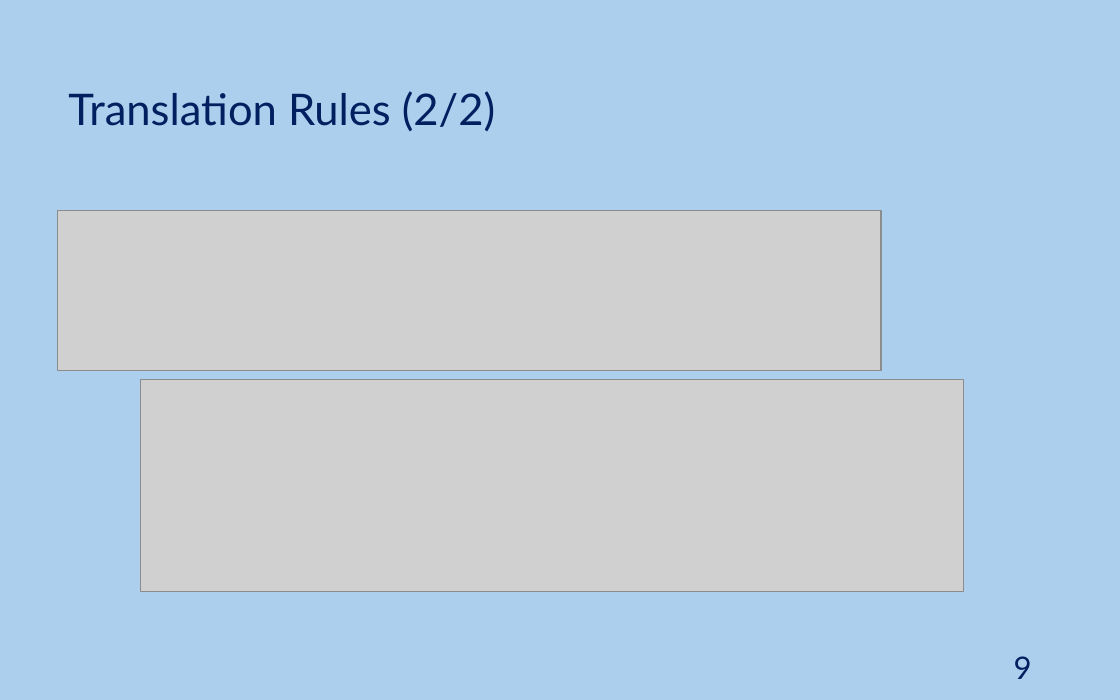
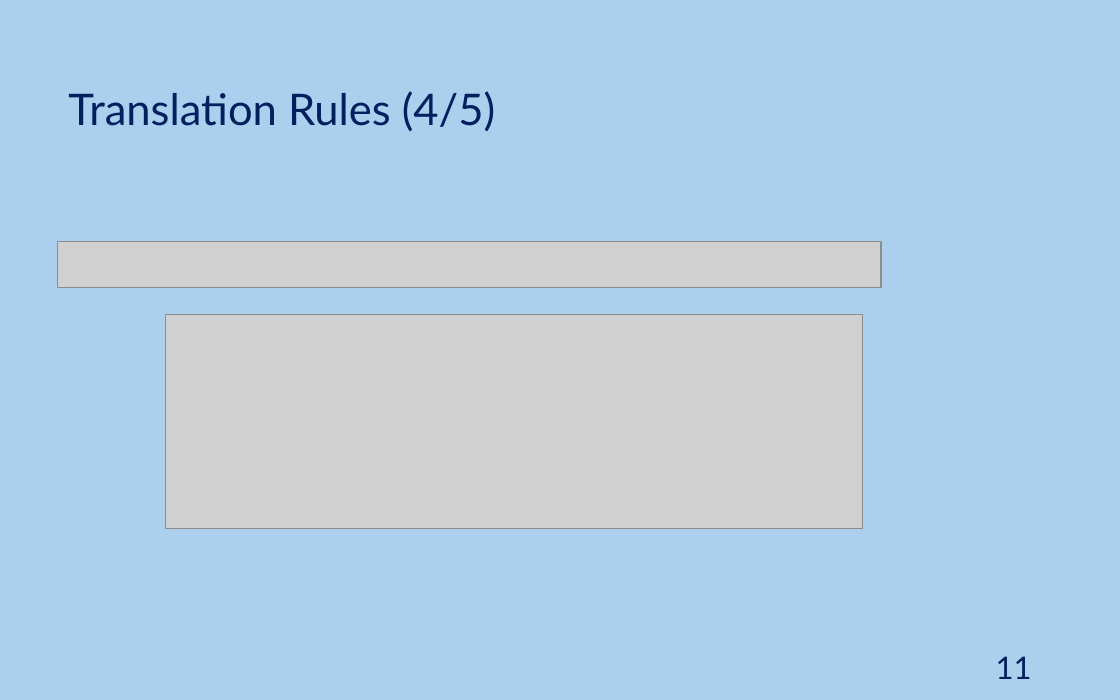
Before and after one commit to JoaoNini75/MasterThesis, a slide deck: slide 11 of tese/presentation/Ap Tese.pptx (slide 9 before the commit). Drawn at 1120x700 pixels with LibreOffice and Linux fonts; fonts in the diff are those of the drawing; grey boxes stand for pictures. Boxes give left, top, right and bottom in pixels: in the first picture for what was removed or moved away, otherwise in the second. Text is boxed around its words. In the diff, an @@ line names an element or a change of style, - is before the commit and + after.

Commit message:
Added examples to translation rules' list

```diff
--- a/tese/presentation/Ap Tese.pptx
+++ b/tese/presentation/Ap Tese.pptx
@@ text at box(68, 91, 495, 131): text changed @@
-Translation Rules (2/2)
+Translation Rules (4/5)
@@ picture: place and size @@
-picture at box(57, 211, 880, 371)
+picture at box(57, 241, 880, 287)
@@ picture: place and size @@
-picture at box(140, 380, 963, 591)
+picture at box(166, 315, 864, 530)
@@ page number at box(996, 656, 1032, 679): text changed @@
-9
+11
```
Also in this commit, not shown: 16 other slides changed, 5 slides added, 24 slides removed.
